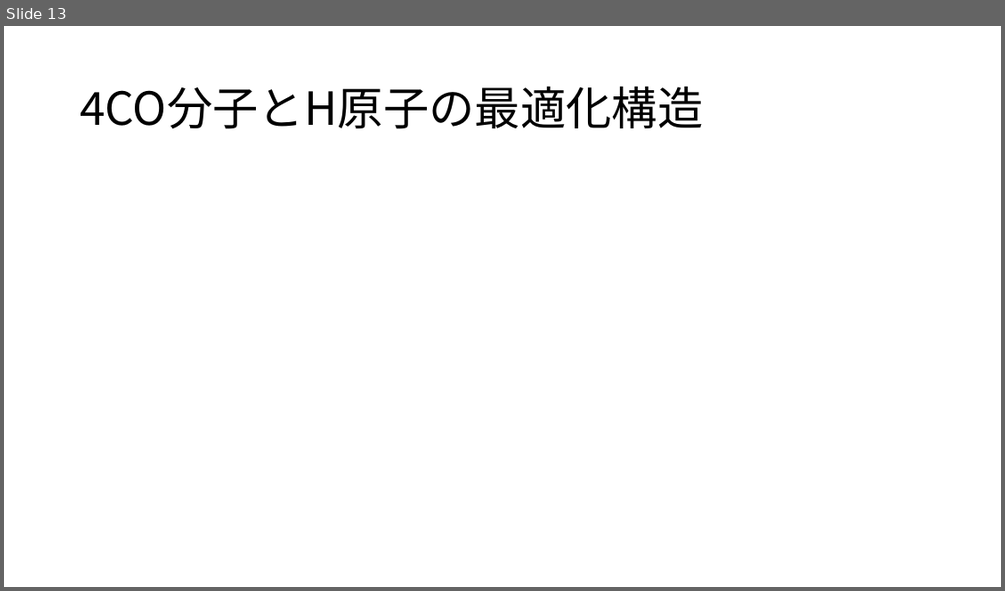
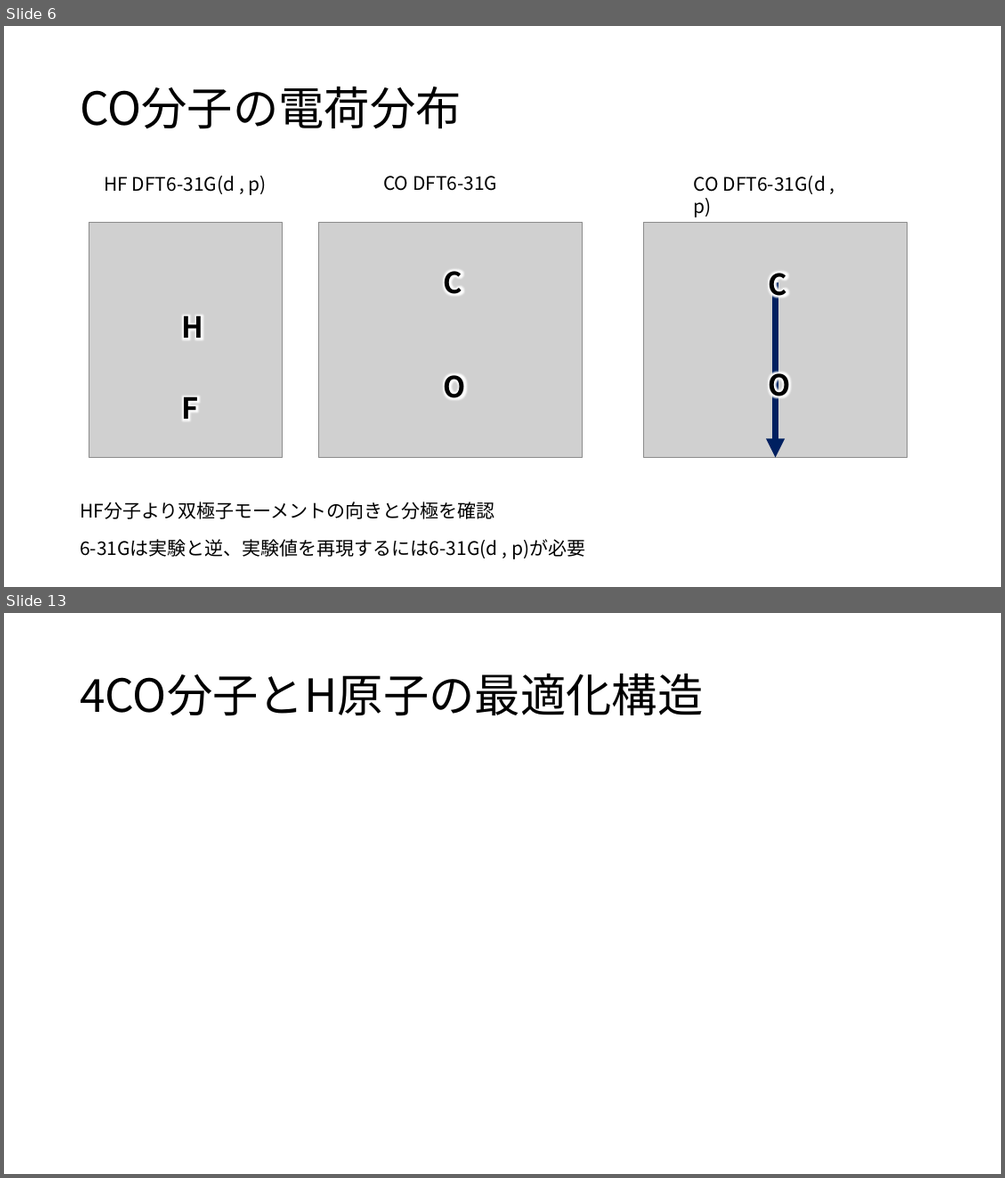
Before and after one commit to tabiseal/Qpcdata, a slide deck: 20230623pre.pptx. Shown one above the other, each under a label of ours: slide 13 before the commit, slides 6 and 13 after it; the slides between them are not shown. The pictures are 1005x591 and 1005x1178 pixels, drawn with LibreOffice and Linux fonts; fonts in the diff are those of the drawing; grey boxes stand for pictures. Boxes give left, top, right and bottom in pixels: in the first picture for what was removed or moved away, otherwise in the second. Text is boxed around its words. In the diff, an @@ line names an element or a change of style, - is before the commit and + after.

```diff
--- a/20230623pre.pptx
+++ b/20230623pre.pptx
@@ slide 6 added at (4,26,1001,587), background #FFFFFF @@
@@ title added at (80,87,461,129), 44 pt, text #000000 @@
+CO分子の電荷分布
@@ text added at (104,176,267,195), 18 pt, text #000000 @@
+HF DFT6-31G(d , p)
@@ text added at (383,176,497,191), 18 pt, text #000000 @@
+CO DFT6-31G
@@ text added at (694,176,825,217), 18 pt, text #000000 @@
+CO DFT6-31G(d , p)
@@ picture added at (89,222,283,458) @@
@@ picture added at (319,222,582,458) @@
@@ picture added at (643,222,907,458) @@
@@ text added at (444,270,462,295), 28 pt, text #000000, bold @@
+C
@@ text added at (769,272,787,302), 28 pt, text #000000, bold @@
+C
@@ arrow added from (776, 281) to (776, 458), #002060 6 pt @@
@@ text added at (181,315,203,339), 28 pt, text #000000, bold @@
+H
@@ picture added at (218,370,248,400) @@
@@ text added at (769,365,791,402), 28 pt, text #000000, bold @@
+O
@@ text added at (181,396,198,420), 28 pt, text #000000, bold @@
+F
@@ text added at (444,374,466,399), 28 pt, text #000000, bold @@
+O
@@ text added at (80,501,495,519), 18 pt, text #000000 @@
+HF分子より双極子モーメントの向きと分極を確認
@@ text added at (80,539,585,559), 18 pt, text #000000 @@
+6-31Gは実験と逆、実験値を再現するには6-31G(d , p)が必要
```
Also in this commit, not shown: 13 slides changed, 7 other slides added, 9 slides removed.
